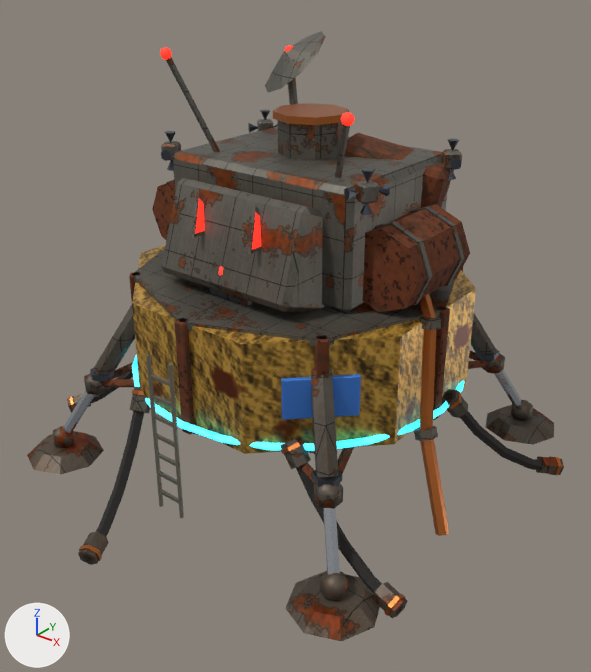
The glTF model public/models/intelligence.glb, before and after one commit.
Rendered twice from a camera (50 mm lens) standing at (4.24, -5.36, 4.43) and looking at (0.13, -0.22, 1.25). Lighting does not change. The marker at lower left points along +X, +Y and +Z. The first picture is the older version. Vertices at exactly the same position are counted once.

Names of what the first picture shows: 'intelligence'.
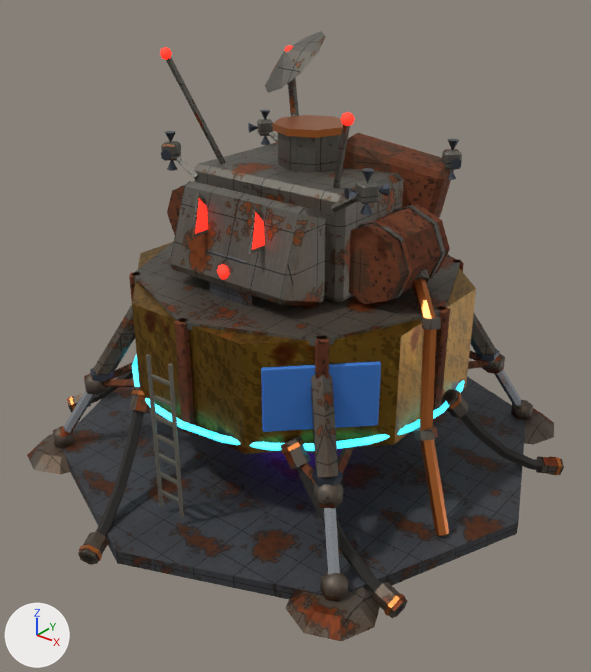
Where the newer file only moved an object's origin or applied its transform, the numbers keep the older frame.

Location of each change, (x1, y1, x2, y2) in pixels of the pictures (591 x 672 px; the box of a moved part takes in the faces that stretch with it):
part 1 of me_cone, added
    after: (61, 377, 526, 599)
part 2 of me_cone, added (brown)
    after: (167, 186, 184, 235)
part 3 of me_cone, added (brown)
    after: (349, 204, 450, 304)
part 4 of me_cone, moved or reshaped
    before: (173, 126, 447, 313)
    after: (194, 142, 404, 304)
part 5 of me_cone, moved or reshaped
    before: (162, 178, 324, 312)
    after: (170, 181, 326, 306)
part 6 of me_cone, added
    after: (358, 220, 413, 299)
part 7 of me_cone, added
    after: (393, 205, 445, 279)
part 8 of me_cone, moved or reshaped
    before: (277, 120, 343, 160)
    after: (278, 133, 341, 172)
part 9 of me_cone, moved or reshaped
    before: (273, 103, 349, 125)
    after: (273, 115, 343, 138)
part 10 of me_cone, rebuilt (49% wider, 53% taller)
    before: (281, 374, 361, 420)
    after: (261, 361, 381, 432)
part 11 of me_cone, deleted (brown)
    before: (152, 180, 470, 312)
part 12 of me_cone, surface changed
    both: (53, 52, 546, 599)
part 13 of me_cone, recoloured
    both: (44, 52, 546, 607)
part 14 of me_cone, recoloured (darker)
    both: (132, 244, 476, 454)

What changed in the scene script:
```text
Add img_zfoil_dull_tex:
    img_zfoil_dull_tex = load_image('zfoil_dull_tex', '_unpacked/zfoil_dull_tex', 512, 512, 'sRGB')
Add mat_zfoil_dull:
    mat_zfoil_dull = bpy.data.materials.new('zfoil_dull')
    # colours: orange #c89a3a, mixed with the vertex colours
    # uses the picture img_zfoil_dull_tex
Change me_cone:
    used by ob_intelligence; location = (0.0, 0.0, 0.6)
    remove me_cone.from_pydata(...)  # 2468 vertices, 4188 faces; spans x -2.36..2.27, y -2.48..2.48, z -0.63..3.06
    add me_cone.from_pydata(...)  # 2484 vertices, 4216 faces; spans x -2.36..2.3, y -2.48..2.48, z -0.63..3.06
    me_cone part 1: a new loose piece, an 8-sided cylinder along z spanning x -2.3..2.3, y -2.3..2.3, z -0.6..-0.48, in mat_zdark
    me_cone part 2: a new loose piece, an 8-sided cylinder along y spanning x -1.27..-0.63, y -0.38..0.38, z 1.23..1.87, in mat_zrust
    me_cone part 3: a new loose piece, an 8-sided cylinder along y spanning x 0.63..1.27, y -0.38..0.38, z 1.23..1.87, in mat_zrust
    me_cone part 4: the loose piece of 24 vertices spanning x -0.95..0.95, y -0.6..0.9, z 1.2..2.2 is scaled about its middle by (0.836, 0.861, 0.893), then moved by (0.0, 0.0, -0.05)
    me_cone part 5: the loose piece of 24 vertices spanning x -0.7..0.7, y -1.04..-0.28, z 1.15..2.05 is scaled about its middle by (0.925, 0.984, 0.936), then moved by (0.0, 0.04, 0.0)
    me_cone part 6: a new loose piece, an 8-sided cylinder along y spanning x 0.615..1.285, y -0.275..-0.225, z 1.215..1.885, in mat_zsteel
    me_cone part 7: a new loose piece, an 8-sided cylinder along y spanning x 0.615..1.285, y 0.225..0.275, z 1.215..1.885, in mat_zsteel
    me_cone part 8: the loose piece of 16 vertices spanning x -0.28..0.28, y -0.13..0.43, z 2.17..2.52 is moved by (0.0, 0.0, -0.1)
    me_cone part 9: the loose piece of 16 vertices spanning x -0.32..0.32, y -0.17..0.47, z 2.49..2.55 is moved by (0.0, 0.0, -0.1)
    me_cone part 10: the loose piece of 24 vertices spanning x 0.77..1.24, y -1.24..-0.77, z 0.52..0.87 is rebuilt with 24 vertices and now spans x 0.66..1.34, y -1.34..-0.66, z 0.43..0.97
    me_cone part 11: 6 loose pieces with 96 vertices, spanning x -1.46..1.46, y -0.4..0.4, z 1.2..1.91, are deleted
    me_cone part 12: 2269 kept faces spanning x -2.36..2.27, y -2.48..2.48, z -0.63..3.04 get new texture (UV) coordinates
    me_cone part 13: 2036 kept faces spanning x -2.36..2.27, y -2.48..2.48, z -0.63..2.91 get new vertex colours
    me_cone part 14: 28 faces spanning x -1.43..1.43, y -1.43..1.43, z 0.22..1.17 switch from mat_zfoil to mat_zfoil_dull
    other edits to the shape of me_cone do not show in these pictures
```
